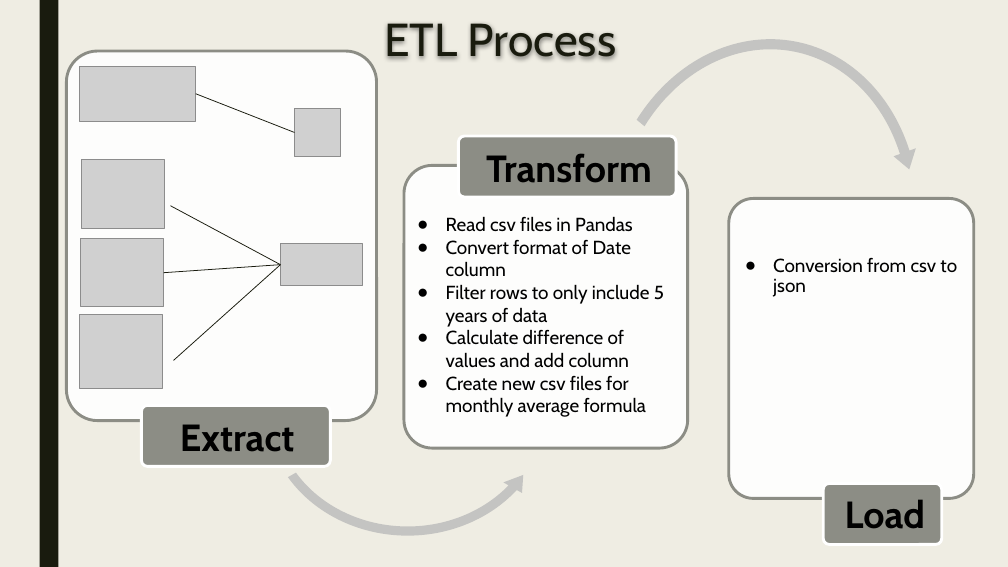
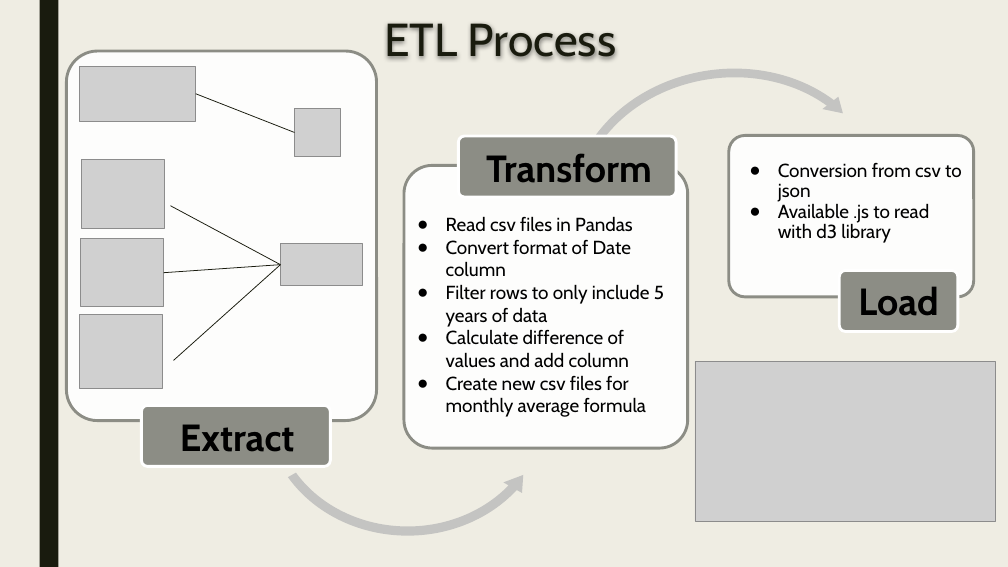
Before and after one commit to tnnixon/project3, a slide deck: slide 4 of Slides_Project3_Group7.pptx. Drawn at 1008x567 pixels with LibreOffice and Linux fonts; fonts in the diff are those of the drawing; grey boxes stand for pictures. Boxes give left, top, right and bottom in pixels: in the first picture for what was removed or moved away, otherwise in the second. Text is boxed around its words. In the diff, an @@ line names an element or a change of style, - is before the commit and + after.

```diff
--- a/Slides_Project3_Group7.pptx
+++ b/Slides_Project3_Group7.pptx
@@ freeform shape at (x1=547, y1=42, x2=909, y2=363): rotation 9 to 351 degrees; outline redrawn @@
@@ rounded rectangle resized from (x1=729, y1=199, x2=974, y2=499) to (x1=729, y1=135, x2=974, y2=297) @@
@@ text "Conversion from csv to json" moved from (x1=773, y1=258, x2=957, y2=297) to (x1=778, y1=163, x2=962, y2=243) @@
@@ text at (x1=778, y1=203, x2=929, y2=243): paragraph added @@
+● Available .js to read with d3 library
@@ text "Load" moved from (x1=845, y1=499, x2=925, y2=529) to (x1=858, y1=286, x2=938, y2=316) @@
@@ rounded rectangle moved from (x1=823, y1=483, x2=942, y2=544) to (x1=839, y1=271, x2=958, y2=332) @@
@@ picture added at (x1=695, y1=361, x2=995, y2=521) @@
```
Also in this commit, not shown: 3 other slides changed, 2 slides added, 1 slide removed, 1 other file.
